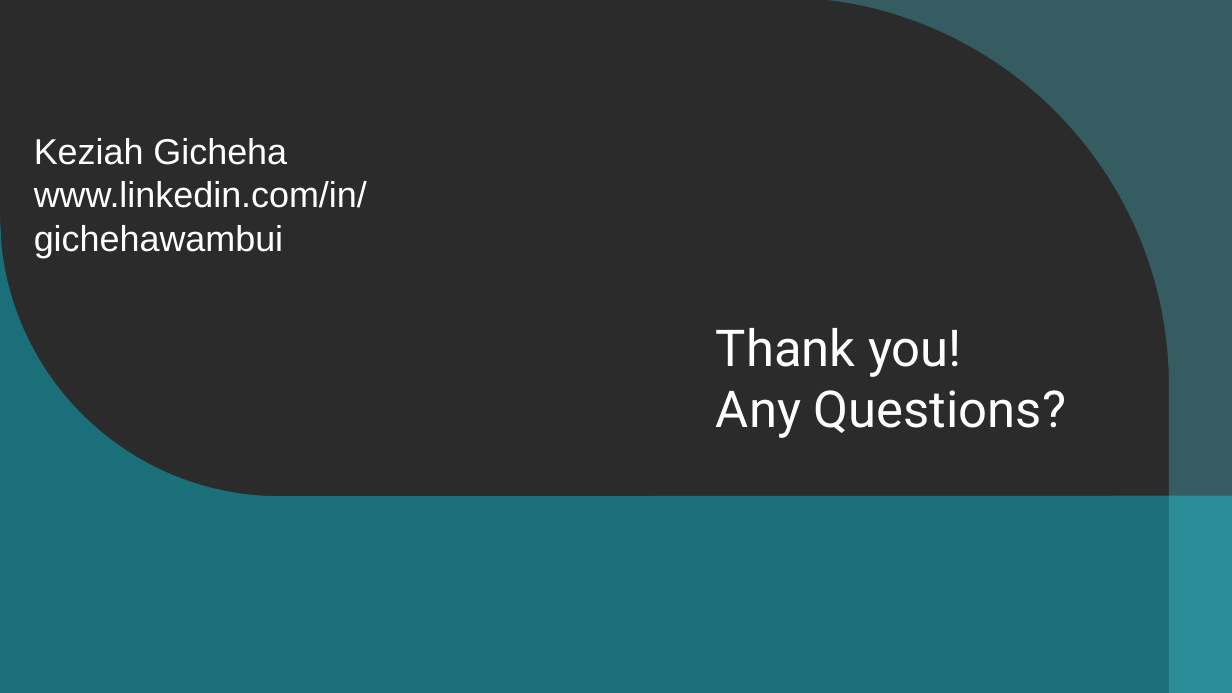
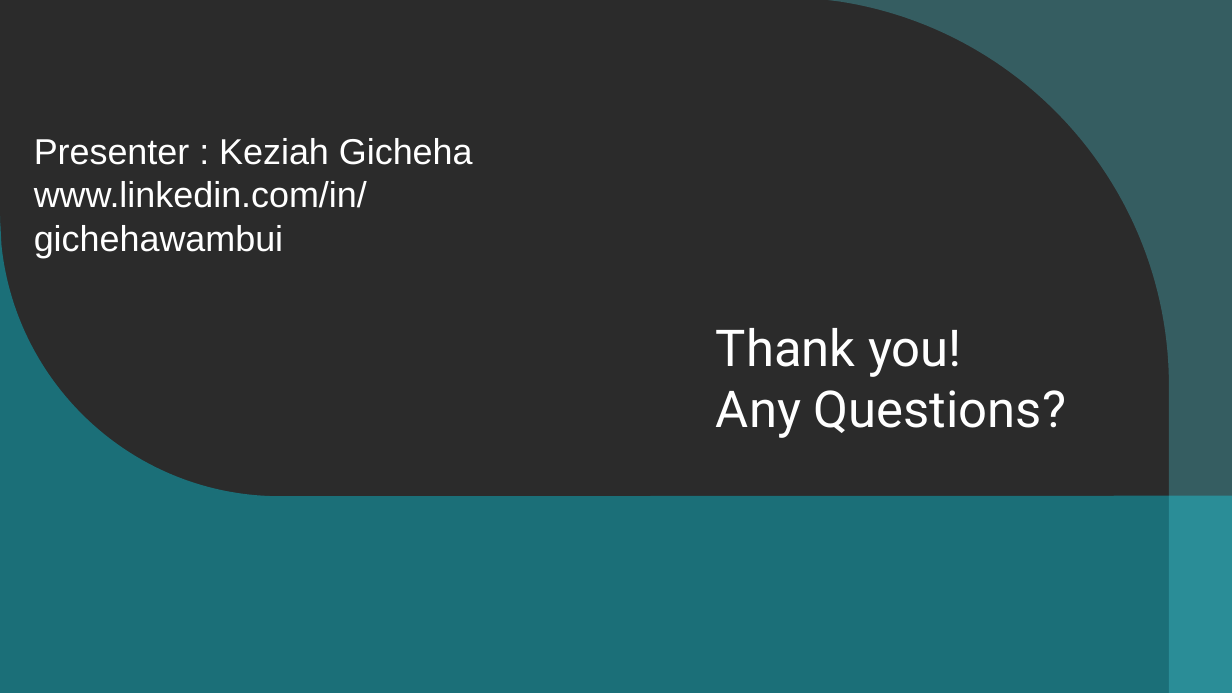
Before and after one commit to wambuiGicheha/Project1, a slide deck: slide 21 of Presentation.pptx. Drawn at 1232x693 pixels with LibreOffice and Linux fonts; fonts in the diff are those of the drawing; background and template pictures are left out; a plain dark background stands for a picture behind light text. Boxes give left, top, right and bottom in pixels: in the first picture for what was removed or moved away, otherwise in the second. Text is boxed around its words. In the diff, an @@ line names an element or a change of style, - is before the commit and + after.

```diff
--- a/Presentation.pptx
+++ b/Presentation.pptx
@@ text at (34,138,473,165): text changed @@
-Keziah Gicheha
+Presenter : Keziah Gicheha
```
Also in this commit, not shown: 4 other slides changed.
